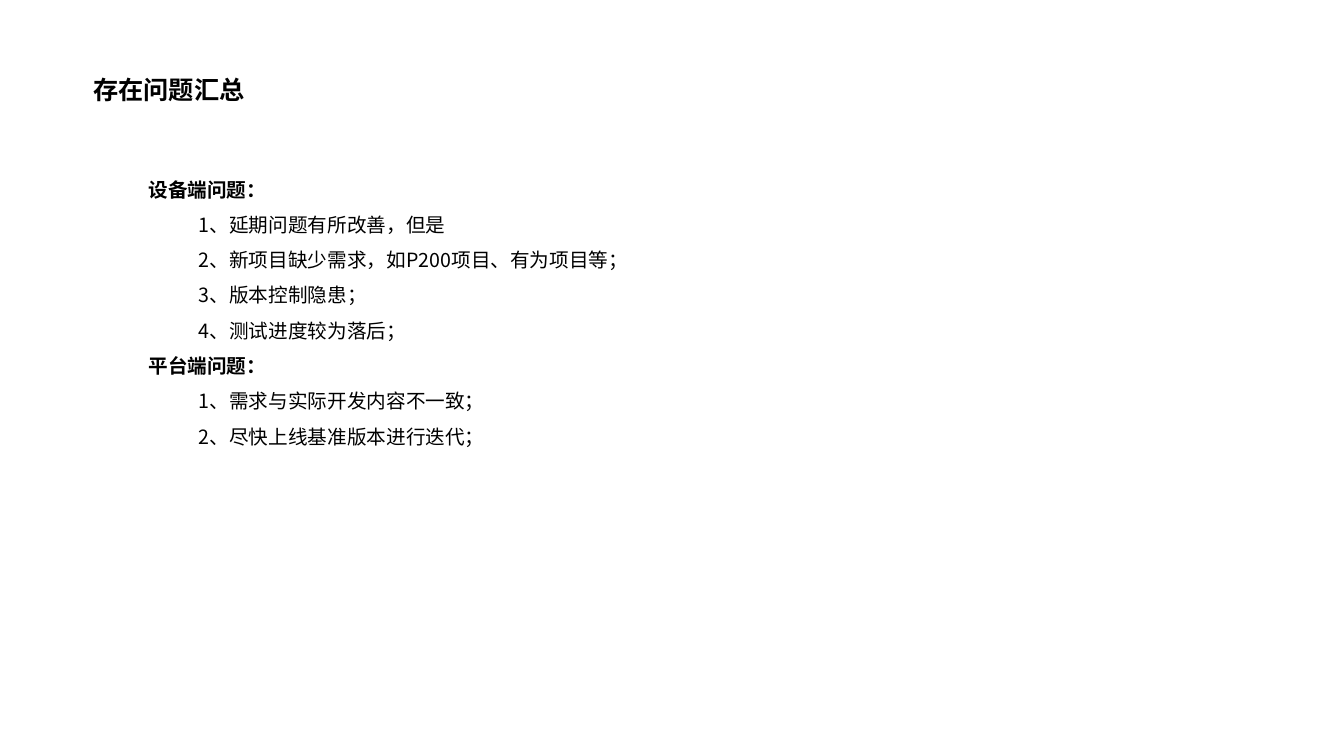
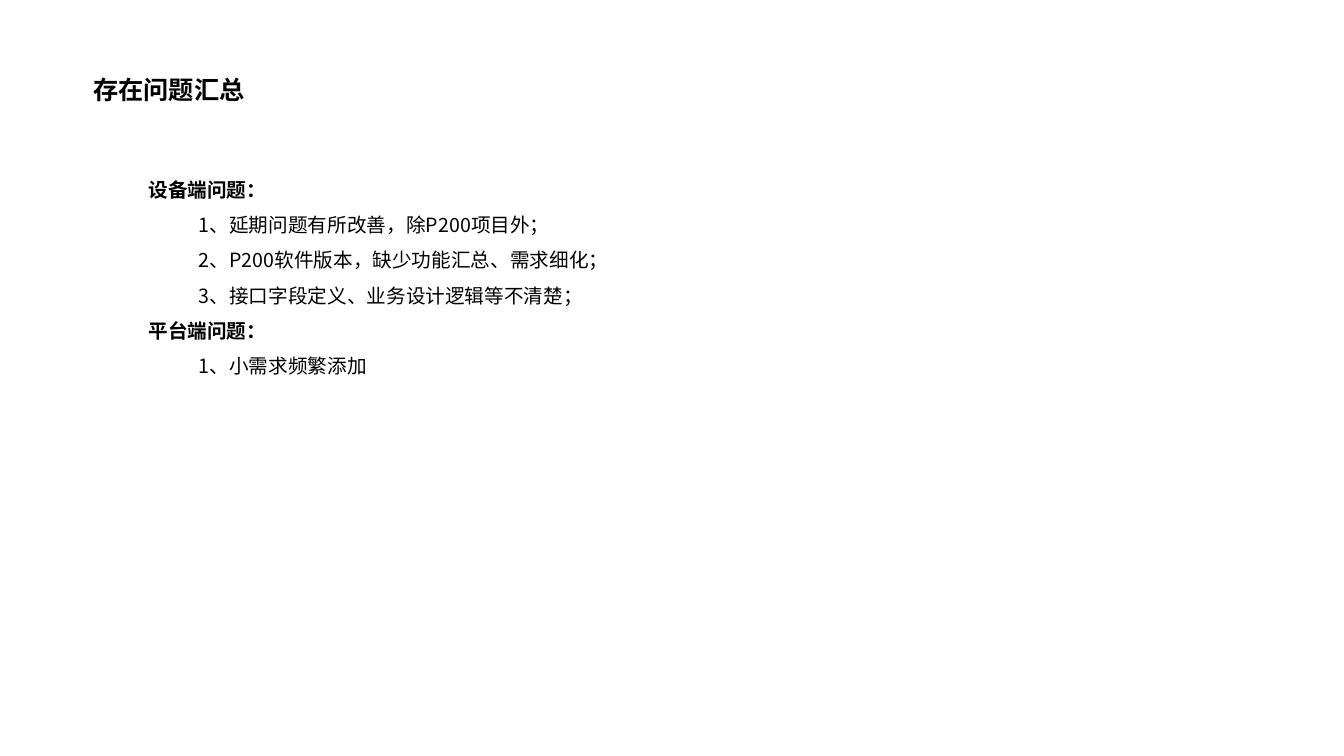
Before and after one commit to chanjumping/-, a slide deck: slide 9 of 5月工作汇报-陈江滨.pptx (slide 8 before the commit). Drawn at 1344x756 pixels with LibreOffice and Linux fonts; fonts in the diff are those of the drawing; background and template pictures are left out. Boxes give left, top, right and bottom in pixels: in the first picture for what was removed or moved away, otherwise in the second. Text is boxed around its words. In the diff, an @@ line names an element or a change of style, - is before the commit and + after.

```diff
--- a/5月工作汇报-陈江滨.pptx
+++ b/5月工作汇报-陈江滨.pptx
@@ text at (x1=199, y1=215, x2=608, y2=306): text changed @@
-  1、延期问题有所改善，但是
-  2、新项目缺少需求，如P200项目、有为项目等；
-  3、版本控制隐患；
-  4、测试进度较为落后；
+  1、延期问题有所改善，除P200项目外；
+  2、P200软件版本，缺少功能汇总、需求细化；
+  3、接口字段定义、业务设计逻辑等不清楚；
@@ text at (x1=199, y1=356, x2=367, y2=375): text changed @@
-  1、需求与实际开发内容不一致；
-  2、尽快上线基准版本进行迭代；
+  1、小需求频繁添加
```
Also in this commit, not shown: 6 other slides changed, 1 slide added, 5 other files.
